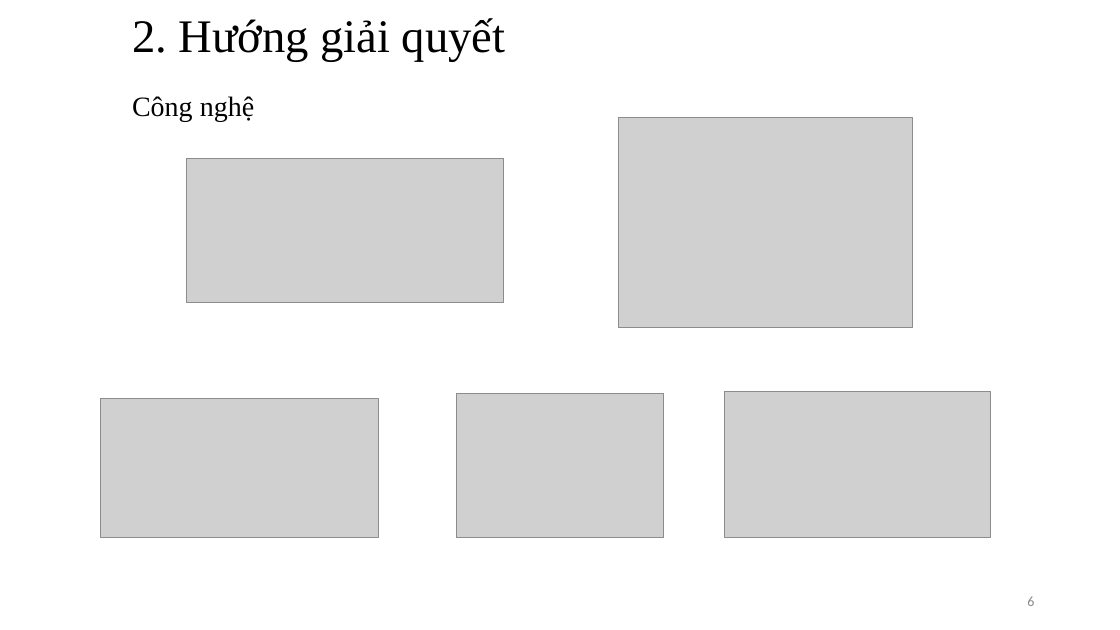
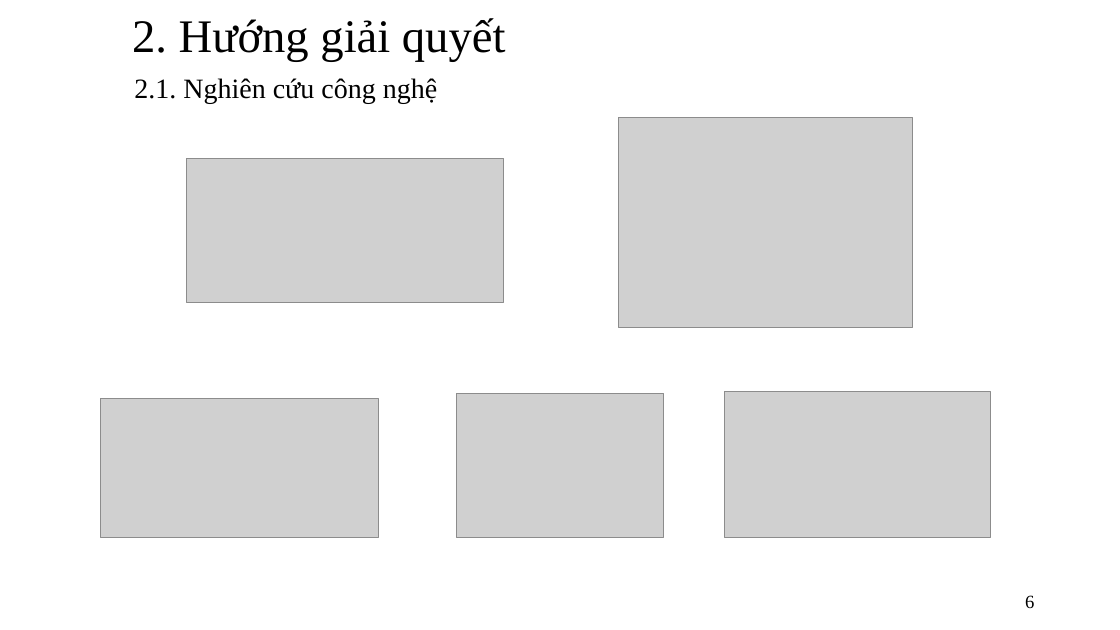
Before and after one commit to trunganhvu/Do_An_Docx, a slide deck: slide 6 of Khóa luận tốt nghiệp .pptx. Drawn at 1120x630 pixels with LibreOffice and Linux fonts; fonts in the diff are those of the drawing; grey boxes stand for pictures. Boxes give left, top, right and bottom in pixels: in the first picture for what was removed or moved away, otherwise in the second. Text is boxed around its words. In the diff, an @@ line names an element or a change of style, - is before the commit and + after.

```diff
--- a/Khóa luận tốt nghiệp .pptx
+++ b/Khóa luận tốt nghiệp .pptx
@@ subtitle at (x1=134, y1=78, x2=437, y2=103): text changed @@
-Công nghệ
+2.1. Nghiên cứu công nghệ
@@ page number at (x1=1025, y1=595, x2=1034, y2=608): size 12 to 16 pt, font Calibri to Times New Roman, text colour #888888 to #000000 @@
```
Also in this commit, not shown: 11 other slides changed.
